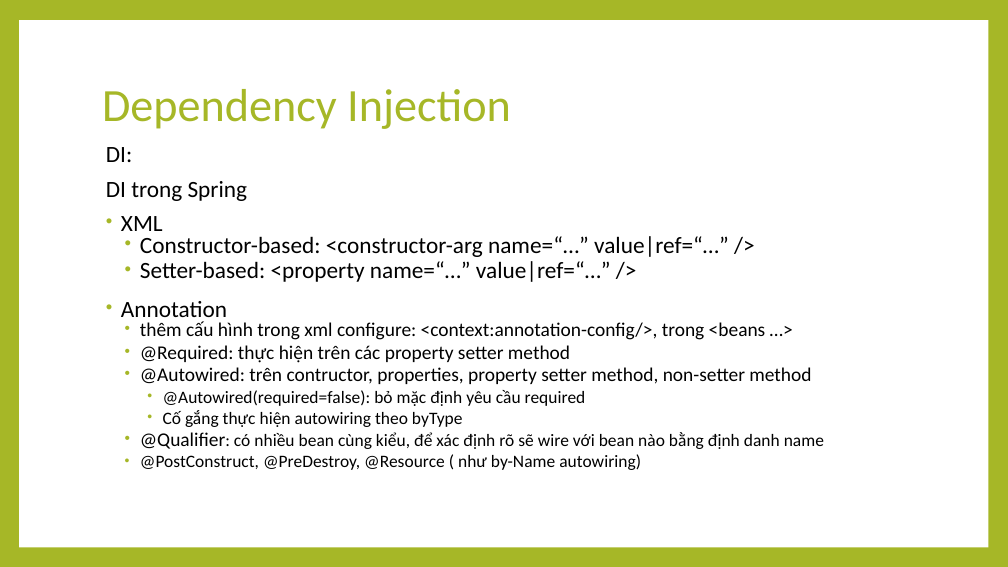
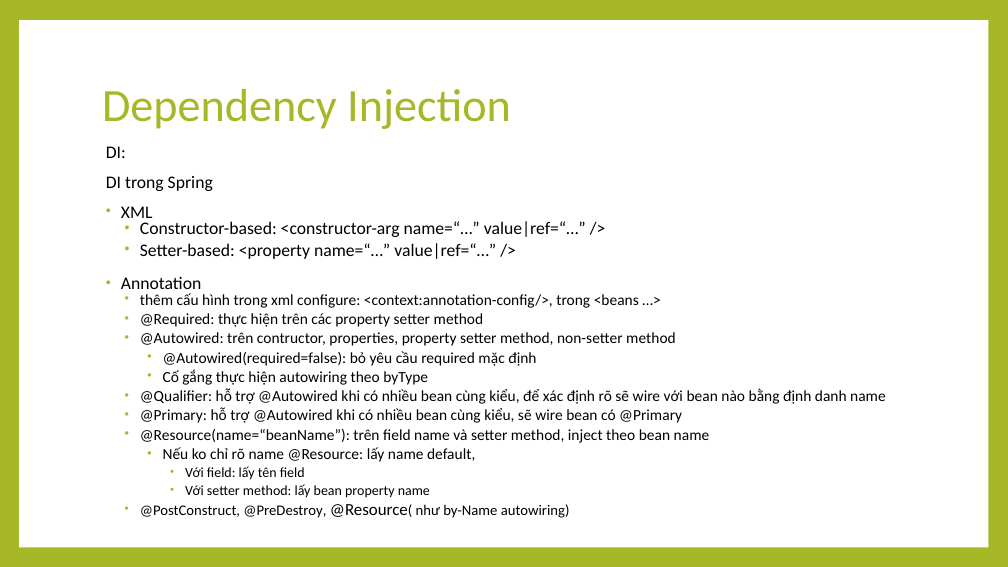
Before and after one commit to thaolt007/spring-doc, a slide deck: slide 11 of Spring.pptx. Drawn at 1008x567 pixels with LibreOffice and Linux fonts; fonts in the diff are those of the drawing. Boxes give left, top, right and bottom in pixels: in the first picture for what was removed or moved away, otherwise in the second. Text is boxed around its words. In the diff, an @@ line names an element or a change of style, - is before the commit and + after.

```diff
--- a/Spring.pptx
+++ b/Spring.pptx
@@ text at box(106, 146, 676, 385): size 22.2 to 16.8 pt in "DI:", "DI trong Spring", "XML", "Constructor-based: <constructor-arg name=“…” value|ref=“…” / ..." and 2 more places; size 18.5 to 14.7 pt in "thêm cấu hình trong xml configure: <context:annotation-confi ...", "@Required: thực hiện trên các property setter ...", "@Autowired: trên contructor, properties, property setter met ..."; size 16.6 to 14.7 pt in "Cố gắng thực hiện autowiring theo byType" @@
@@ text at box(163, 351, 536, 366): text changed; size 16.6 to 14.7 pt @@
-    • @Autowired(required=false): bỏ mặc định yêu cầu required
+    • @Autowired(required=false): bỏ yêu cầu required mặc định
@@ text at box(140, 388, 886, 518): text changed; size 16.6 to 14.7 pt @@
-  • @Qualifier: có nhiều bean cùng kiểu, để xác định rõ sẽ wire với bean nào bằng định danh name
-  • @PostConstruct, @PreDestroy, @Resource ( như by-Name autowiring)
+  • @Qualifier: hỗ trợ @Autowired khi có nhiều bean cùng kiểu, để xác định rõ sẽ wire với bean nào bằng định danh name
+  • @Primary: hỗ trợ @Autowired khi có nhiều bean cùng kiểu, sẽ wire bean có @Primary
+  • @Resource(name=“beanName”): trên field name và setter method, inject theo bean name
+    • Nếu ko chỉ rõ name @Resource: lấy name default,
+      • Với field: lấy tên field
+      • Với setter method: lấy bean property name
+  • @PostConstruct, @PreDestroy, @Resource( như by-Name autowiring)
```
Also in this commit, not shown: 7 other slides changed, 6 slides added, 3 other files.
